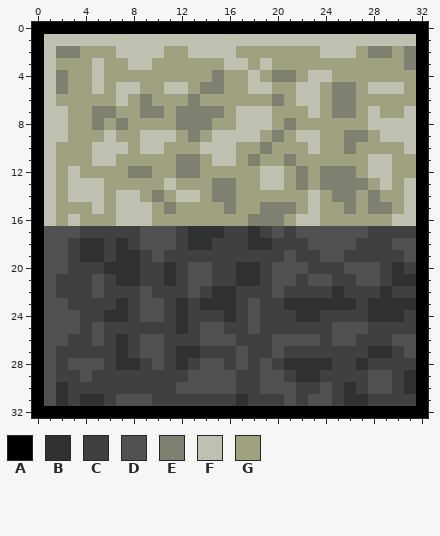
Edited in one commit: pixel-art sprite (Assets/Sprites/Environment/Floor_Texture.png). Above is the file before it was changed.
The file is 33x33 pixels. Colours within 5 levels of each other are drawn and written as one.
Palette (. is transparent): A #000000  B #303131  C #404040  D #505050  E #808070  F #c0c0b0  G #a0a181
Pixels before, first column x 0:
 0 AAAAAAAAAAAAAAAAAAAAAAAAAAAAAAAAA
 1 AFFFFFFFFFFFFFFFFFFFFFFFFFFFFFFFA
 2 AFEEGGGFFFFGGFFFFGGGGGGGFFFGEEGEA
 3 AFGGGFGGFFGGGGGGFFGFGGGGGGGGGGGEA
 4 AFEGGFGGGGGGGGGEGGFGEEGFFGGGGGGGA
 5 AFEGGFGFFGGFFGEEGGFFGGFFGEEGFFFGA
 6 AFGGGGGFGEGGGEGGGGGGEGFFGEEGGGGGA
 7 AFFGGEEGGEEGEEEEGFFFGGGFGEEGFGGFA
 8 AFFGGEGEGGGGEEEGGFFFGEGGGGGGFFFFA
 9 AFFGGGFGGFFFGEGFFFFGEGFFGGEEGFFFA
10 AFGGGFFFGFFGGGFFFGGEGGGFGGEGGGGFA
11 AFGGGFFGGGGGEEGFFGEGGEGGGGGGFFGGA
12 AFGFGGGGEEGGEEGGGGGFFGEGEEEGFFGGA
13 AFGFFFGGGGGFGGGEEGGFFGEGEEEEGFGFA
14 AFGFFFGFFGEGFFGEEGGGGGGFGEEGEGGFA
15 AFGGGFGFFFGEGGGGEGGEEEGFGGEGEEGFA
16 AFGFGGGFFFGGGGGGGGEEEGFFGGGGGGFFA
17 ADDDCCCCCDDDCBBBCCBCDCDDDDDDCCCCA
18 ADDCBBCBCDDDCBBCCCBBCCCDDDDCCCDDA
19 ADDCBBCBBCDCCCCCCCCCCDCCDDCCCCCDA
20 ADDCCCBBBCCBCDDCCBBCDDDCCCDDDCBCA
21 ADCCCDCBBCCBCDDCCBBCDDCDDCCDDCBBA
22 ADCCCDCCCDCCCDCBBCCCDCCCCBCCCBCCA
23 ADDCCCCBCDDCBCBBBCDCCBBBBBBCBBBBA
24 ADDDCCBBCDDCBCCCBCDCCCBBCCCCBBBCA
25 ADDDCDCCCCCCBCDDCCDCCCCCCDDDCCCCA
26 ADDCCDCBCDDCCCDDDCCCDDDDCDDCCCDDA
27 ADCCCCCBCDDCBBCCCDCCDCCCCCCCBBCDA
28 ADCDDDCBBCDCBCDDCDCDCBBBBCCBCCCCA
29 ADCCDCCCCCCCCDDDDCCDDCBBCCCCDDCBA
30 ADBCCCCCCCCCDDDDDCCDDDCCDCBCDDCBA
31 ADBCBBCDDDCCCCCCCBCCCDCDDCBBCCCCA
32 AAAAAAAAAAAAAAAAAAAAAAAAAAAAAAAAA
After the commit:
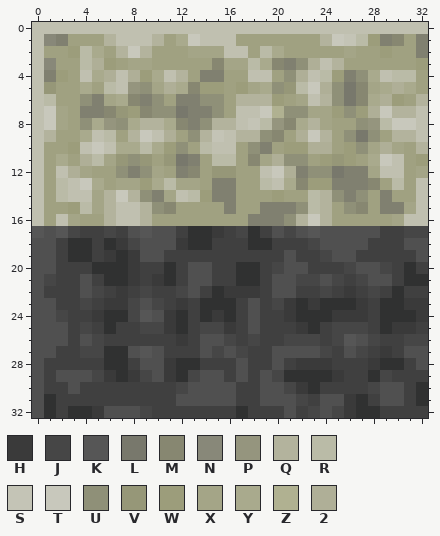
Colours new in this view: H #3a3a3a  J #464646  K #565656  L #78786c  M #878771  N #888879  P #95957e  Q #b3b39d  R #babba7  S #c4c4b6  T #c8c8bc  U #8f9078  V #969778  W #9c9d7b  X #a4a587  Y #a9aa8d  Z #b0b191  2 #afaf97
The exact change:
Changed rows in their new state; - is an unchanged pixel.
first column x 0:
 0 FFFFFFFFFFFFFFFFFFFFFFFFFFFFFFFFF
 1 FNEGGGQ---QGYT---GGGGGGGQTSRWEMGE
 2 FGGWRY-QTQG--XXX-F-RY---GGX-GW-GE
 3 FN--R2W-XX-----MXXRYMEU2FQ-----GW
 4 FEW-FY2F2WYFQ-E----FGU2-RWEUYFRRG
 5 FVG-YGR-PUX2YMWW-WXYUVRT2ULMXY2YG
 6 FR--UEXYM-U-E-UU-QQQW-X-QULMY2W-Q
 7 FTX-E-MVWMUUL--U---TZUUXXWUW2TQQF
 8 FTX-UYPUYQQYM-UQQ-SRPMYQX--UPRTTF
 9 FQG-YFR-QT-2-UQS-QQUM-2TQ-ULUGQQF
10 FG-WFT-YYRYWU-R---U--WW22-WUX2XGQ
11 FGY-2RXVUV-VL--RR-MX2UU-WVW-YTF-W
12 FGF2X--U-UX--M-VV---T2-UUL-EX-F-X
13 FGR-TY-XXWYRXX-----R-YMWW---MGRGF
14 FGR--XQTQU-X-RW-----W--RQU-UGE-GF
15 FG-WRXQ--QUM----------URQ-UMG-EXF
16 FGFX--Q--Q-----------UQTQ-----X-F
17 K-KJ--J-DK-----H-J---J-K----D--JJ
18 D-CB-CBHJ---H----------J---D--C-D
19 D-CB-CH-HD--------------J-D----CD
20 D-C--B--H-----------J-----J--JCBC
21 DJ--DCB-H-H-----------JJ-J-J-DC-B
22 DC--DJ-H-J--J---HHH--D--JCH-JCB-C
23 D-C-J-HHJ-J-H-------JH-H---HC--HH
24 D-JC-H--JK-H--BH-----H--BHHHC--BH
25 D--CJCB--JJH--JJH-----HB-JJJ-BHHC
26 D---DJ-C-CC-H---J-J-CJJJ-JKDJ-CJJ
27 D---JJB-DK--CCDJDJ---DDDJ-DJCH--D
28 DC-CCCB-CD-H-BCC---CDCHHH--CHBB-D
29 DCDD-JHBHJDHBJ--CD--JB--BH--BJ-CC
30 DCCD--------J--------JHBC-C-J-DCB
31 DBC-CC-CCC--DDDDDC-DD-JC-DH--DD-B
32 DBCBBHDDDJCCCCCCCBCCCDCJDJHBBCCCC
